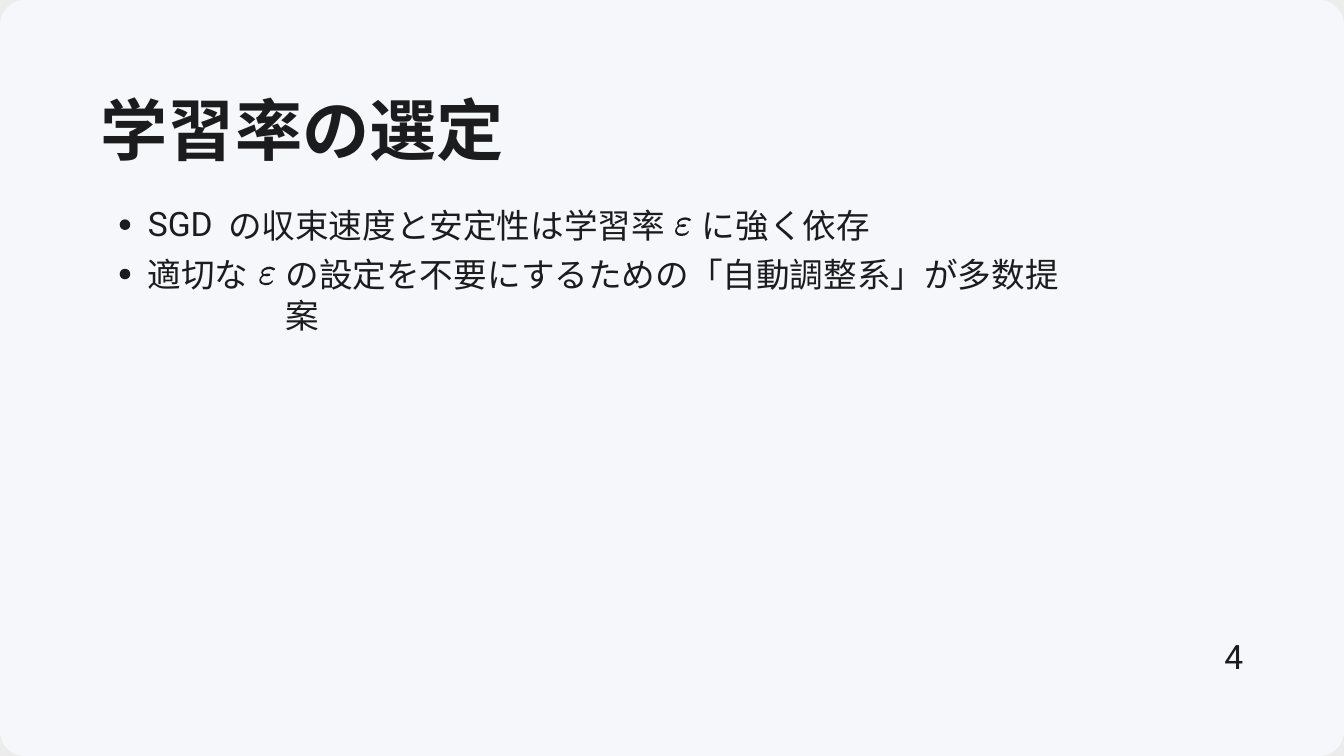
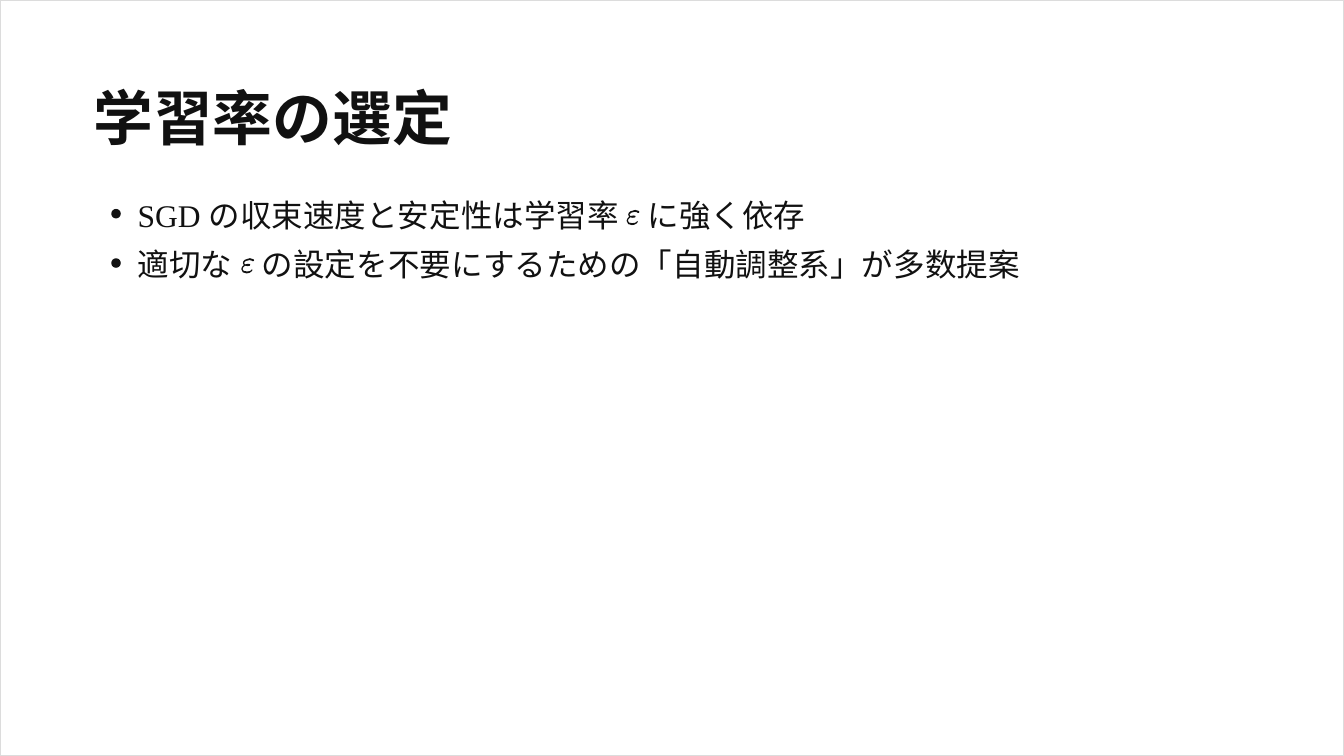
Before and after one commit to frinfo702/slides, a slide deck: slide 4 of nishikawa-lab/pptx/20251010_presentation.pptx. Drawn at 1344x756 pixels with LibreOffice and Linux fonts; fonts in the diff are those of the drawing; background and template pictures are left out. Boxes give left, top, right and bottom in pixels: in the first picture for what was removed or moved away, otherwise in the second. Text is boxed around its words. In the diff, an @@ line names an element or a change of style, - is before the commit and + after.

Commit message:
Add arxiv_plain theme for Marp and update presentation settings to use the new theme; disable pagination in the presentation file.

```diff
--- a/nishikawa-lab/pptx/20251010_presentation.pptx
+++ b/nishikawa-lab/pptx/20251010_presentation.pptx
@@ freeform shape removed at (0,0,1344,756) @@
@@ freeform shape at (1,1,1344,756): fill #11111A at 8% opacity to none; outline none to #DCDCDC 0.74 pt; outline redrawn @@
@@ text "学習率の選定": place and size @@
-text "学習率の選定" at (101,97,504,161)
+text "学習率の選定" at (93,88,452,146)
@@ text "学習率の選定" at (93,88,452,146): size 48 to 42.7 pt, text colour #1C1C1E to #111111 @@
@@ freeform shape: place and size @@
-freeform shape at (120,220,130,230)
+freeform shape at (111,209,120,218)
@@ text at (138,200,619,230): text changed; size 24 to 22.5 pt; text colour #1C1C1E to #111111 @@
-の収束速度と安定性は学習率
+SGD の収束速度と安定性は学習率
@@ text "に強く依存" at (648,200,806,230): size 24 to 22.5 pt, text colour #1C1C1E to #111111 @@
@@ text "に強く依存": place and size @@
-text "に強く依存" at (702,210,870,241)
+text "に強く依存" at (648,200,806,230)
@@ text removed at (148,211,213,237) @@
-SGD
@@ fill #1C1C1E to #111111 in 4 elements at (111,258,120,267), (111,209,120,218), (241,258,254,273), (627,210,640,225) @@
@@ freeform shape: place and size @@
-freeform shape at (676,218,692,236)
+freeform shape at (627,210,640,225)
@@ freeform shape: place and size @@
-freeform shape at (120,269,130,279)
+freeform shape at (111,258,120,267)
@@ text "適切な": place and size @@
-text "適切な" at (148,258,249,290)
+text "適切な" at (138,249,233,279)
@@ text "適切な" at (138,249,233,279): size 24 to 22.5 pt, text colour #1C1C1E to #111111 @@
@@ freeform shape: place and size @@
-freeform shape at (259,267,275,286)
+freeform shape at (241,258,254,273)
@@ text at (262,249,1020,279): text changed; size 24 to 22.5 pt; text colour #1C1C1E to #111111 @@
-の設定を不要にするための「⾃動調整系」が多数提案
+の設定を不要にするための「自動調整系」が多数提案
@@ text removed at (1224,645,1243,669) @@
-4
```
Also in this commit, not shown: 14 other slides changed, 10 slides added, 1 slide removed, 2 other files.
